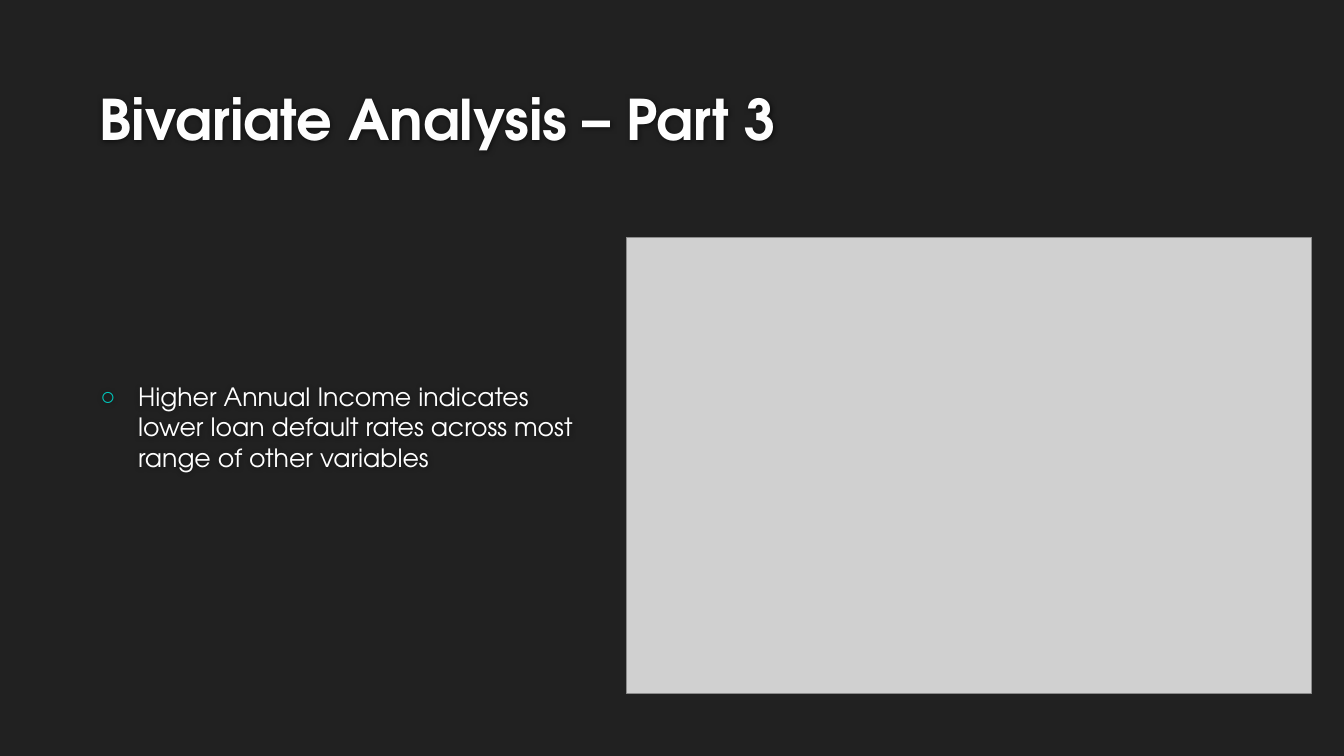
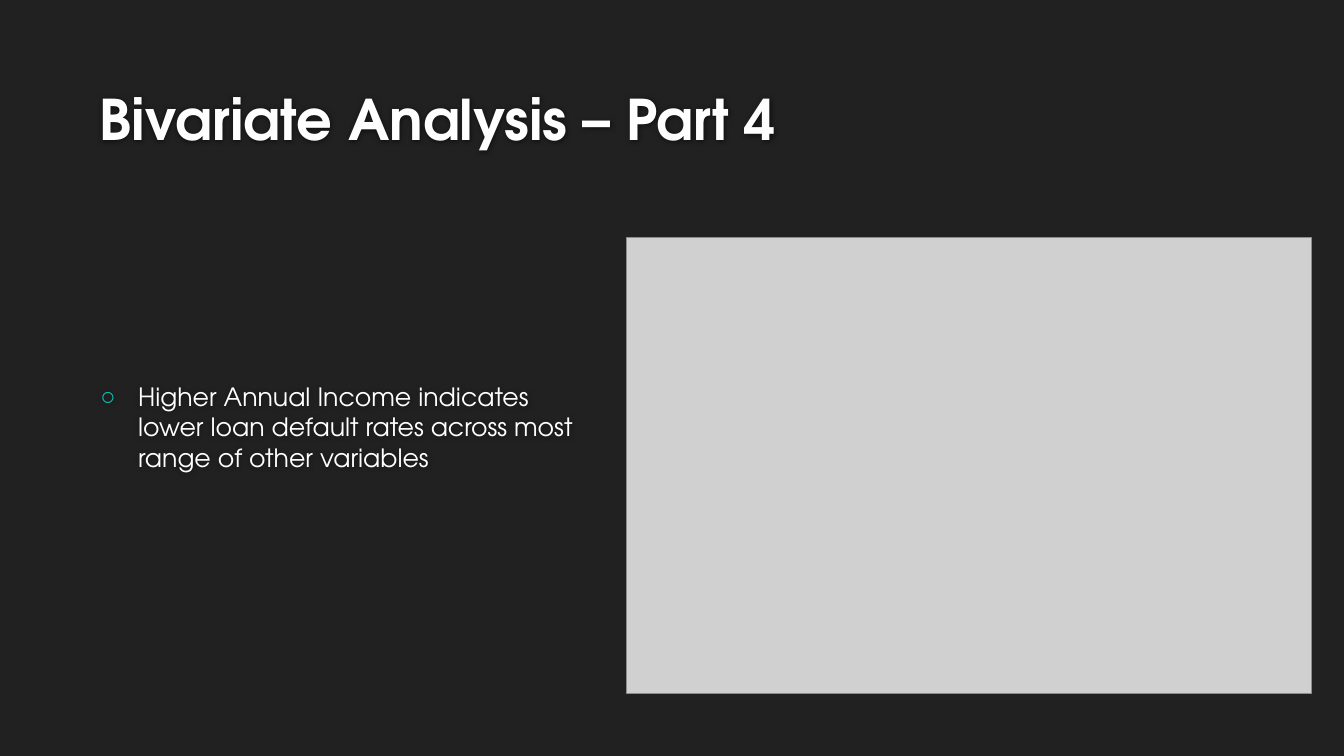
Before and after one commit to nishadh/LendingClubCaseStudy, a slide deck: slide 14 of Nishadh_Shrestha_Presentation.pptx. Drawn at 1344x756 pixels with LibreOffice and Linux fonts; fonts in the diff are those of the drawing; grey boxes stand for pictures; background and template pictures are left out. Boxes give left, top, right and bottom in pixels: in the first picture for what was removed or moved away, otherwise in the second. Text is boxed around its words. In the diff, an @@ line names an element or a change of style, - is before the commit and + after.

```diff
--- a/Nishadh_Shrestha_Presentation.pptx
+++ b/Nishadh_Shrestha_Presentation.pptx
@@ title at (99,97,776,151): text changed @@
-Bivariate Analysis – Part 3
+Bivariate Analysis – Part 4
```
Also in this commit, not shown: 2 other slides changed, 1 other file.
